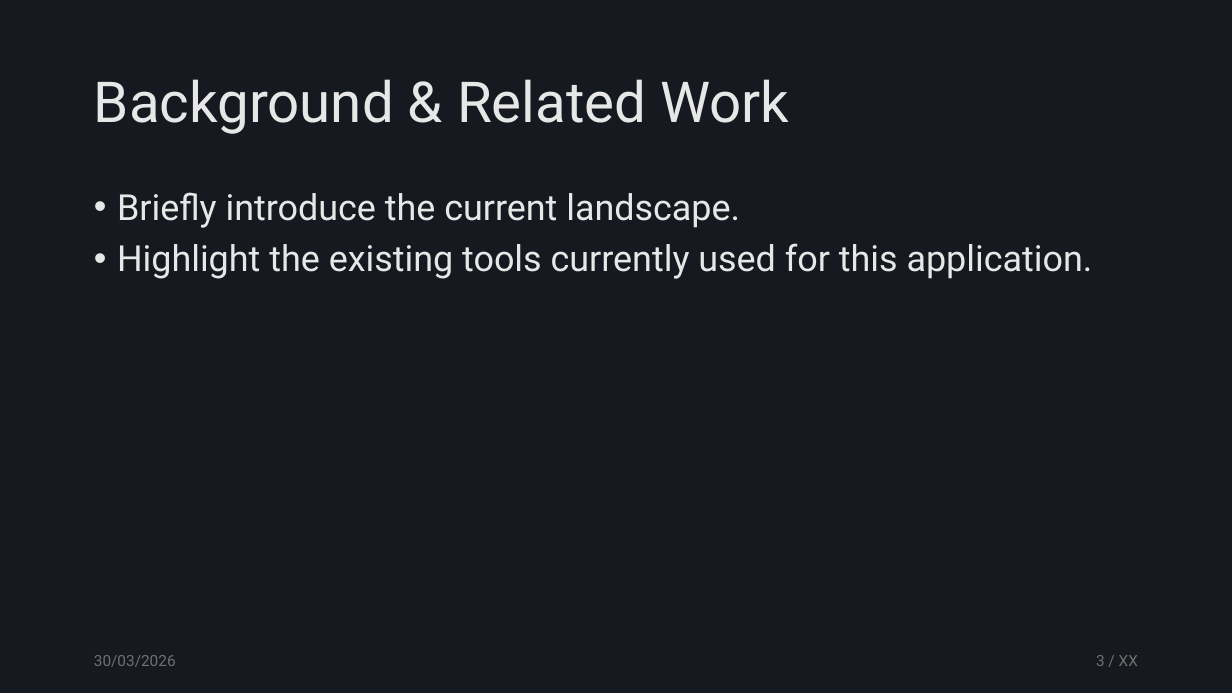
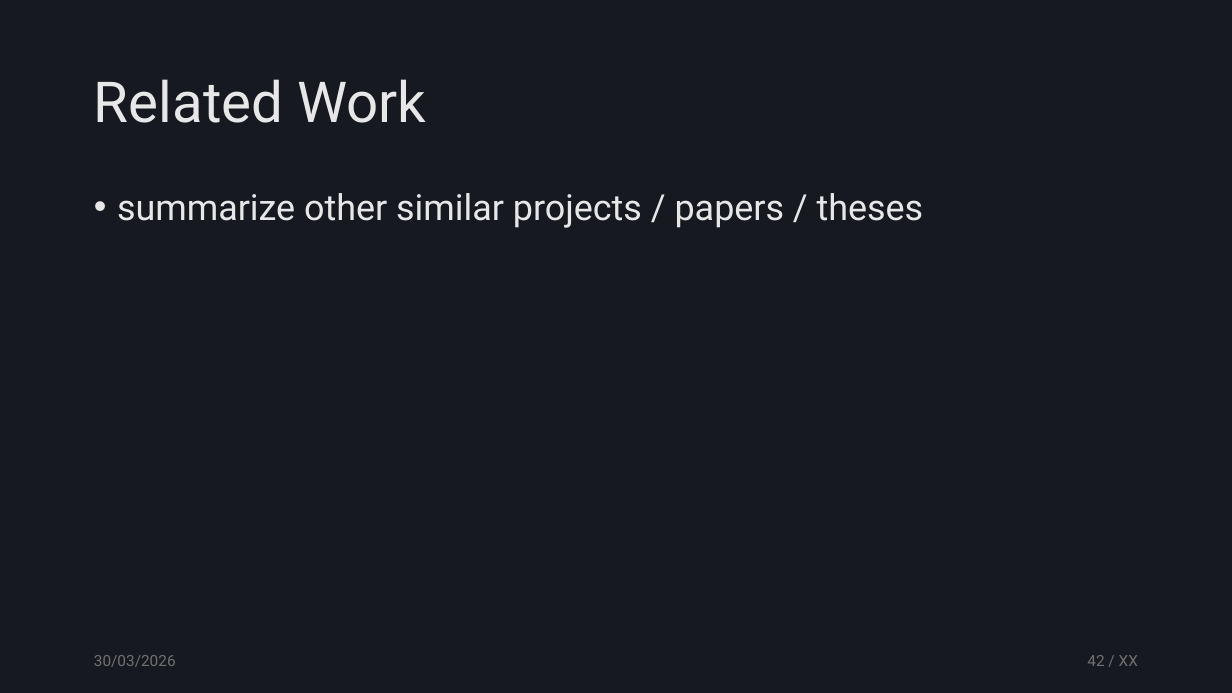
Before and after one commit to tzann/thesis, a slide deck: slide 42 of doc/presentation/Thesis.pptx (slide 3 before the commit). Drawn at 1232x693 pixels with LibreOffice and Linux fonts; fonts in the diff are those of the drawing. Boxes give left, top, right and bottom in pixels: in the first picture for what was removed or moved away, otherwise in the second. Text is boxed around its words. In the diff, an @@ line names an element or a change of style, - is before the commit and + after.

```diff
--- a/doc/presentation/Thesis.pptx
+++ b/doc/presentation/Thesis.pptx
@@ title at bbox=[94, 79, 426, 123]: text changed @@
-Background & Related Work
+Related Work
@@ text at bbox=[117, 193, 924, 228]: text changed @@
-• Briefly introduce the current landscape.
-• Highlight the existing tools currently used for this application.
+• summarize other similar projects / papers / theses
@@ page number at bbox=[1087, 655, 1138, 666]: text changed @@
-3 / XX
+42 / XX
```
Also in this commit, not shown: 13 other slides changed, 16 slides added, 2 slides removed.
